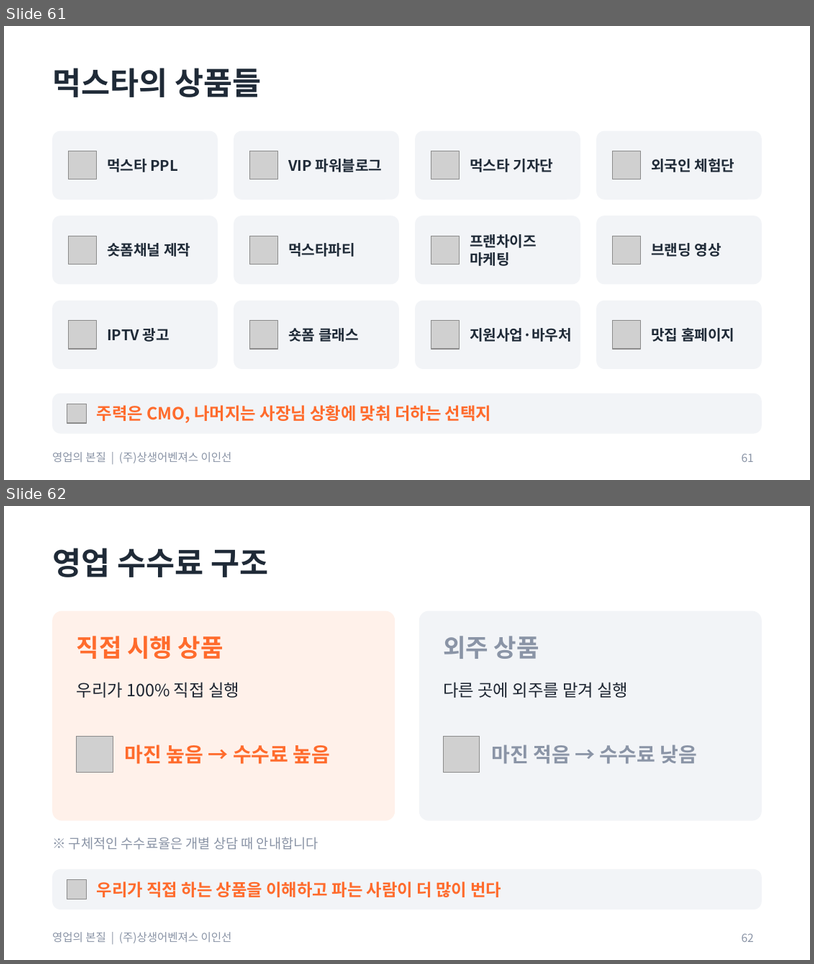
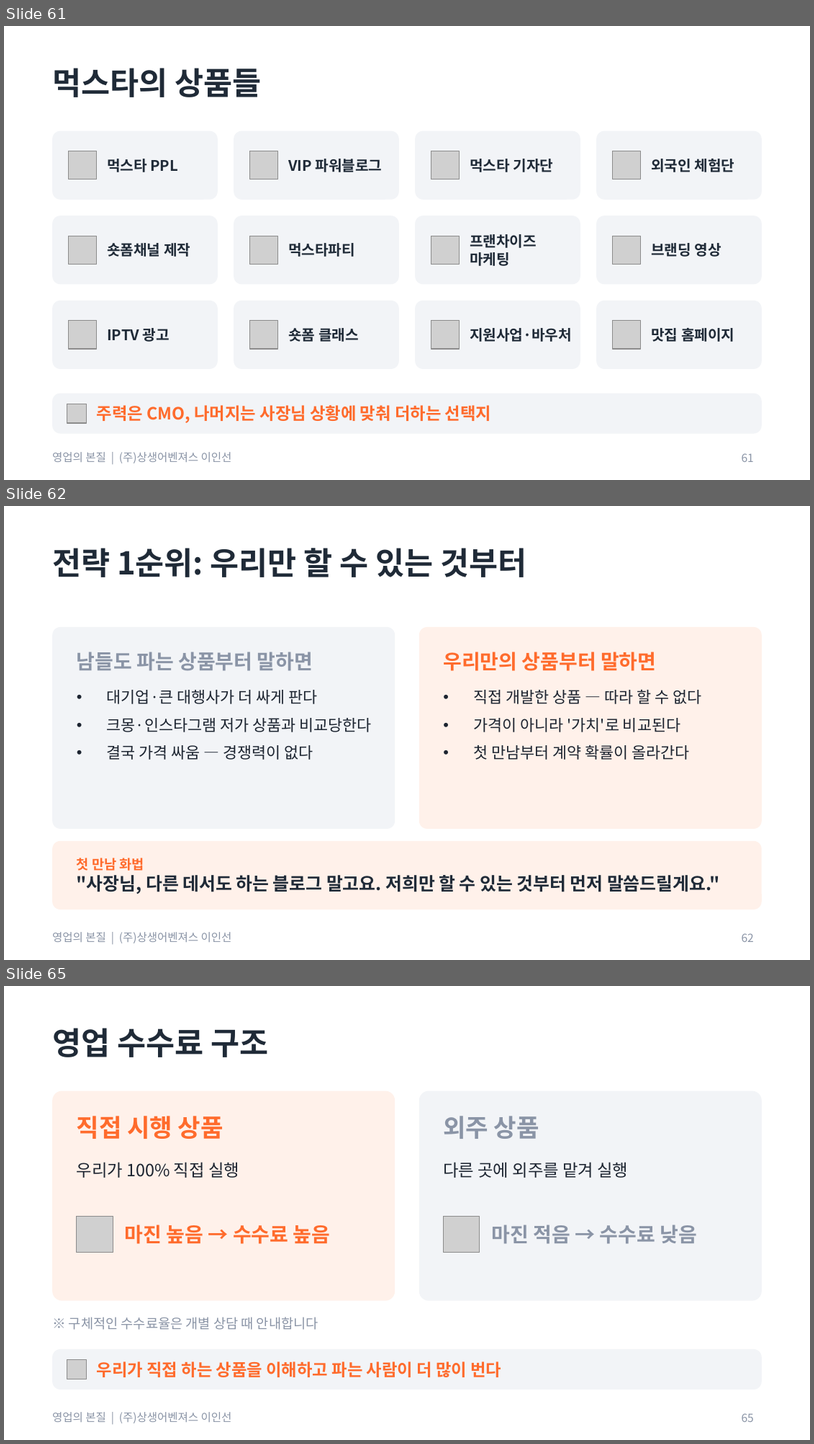
Before and after one commit to aspirinx79-crypto/cmo, a slide deck: docs/sales/영업의_본질_교육자료.pptx. Shown one above the other, each under a label of ours: slides 61 and 62 before the commit, slides 61, 62 and 65 after it; the slides between them are not shown. The pictures are 814x964 and 814x1444 pixels, drawn with LibreOffice and Linux fonts; fonts in the diff are those of the drawing; grey boxes stand for pictures. Boxes give left, top, right and bottom in pixels: in the first picture for what was removed or moved away, otherwise in the second. Text is boxed around its words. In the diff, an @@ line names an element or a change of style, - is before the commit and + after.

```diff
--- a/docs/sales/영업의_본질_교육자료.pptx
+++ b/docs/sales/영업의_본질_교육자료.pptx
@@ slide 62 added at [4, 506, 810, 960], background #FFFFFF; not listed: 1 template element that a slide beside it also shows @@
@@ title added at [52, 548, 527, 577], 28 pt, text #1F2A37, bold @@
+전략 1순위: 우리만 할 수 있는 것부터
@@ rounded rectangle added at [52, 627, 395, 829], fill #F2F4F7 @@
@@ rounded rectangle added at [419, 627, 762, 829], fill #FFF1EA @@
@@ text added at [77, 651, 313, 671], 18 pt, text #8A94A6, bold @@
+남들도 파는 상품부터 말하면
@@ text added at [443, 651, 656, 671], 18 pt, text #FF6B2C, bold @@
+우리만의 상품부터 말하면
@@ text added at [107, 690, 372, 759], 14 pt, text #1C2430 @@
+• 대기업·큰 대행사가 더 싸게 판다
+• 크몽·인스타그램 저가 상품과 비교당한다
+• 결국 가격 싸움 — 경쟁력이 없다
@@ text added at [473, 689, 702, 759], 14 pt, text #1C2430 @@
+• 직접 개발한 상품 — 따라 할 수 없다
+• 가격이 아니라 '가치'로 비교된다
+• 첫 만남부터 계약 확률이 올라간다
@@ rounded rectangle added at [52, 841, 762, 909], fill #FFF1EA @@
@@ text added at [77, 857, 720, 893], 16 pt, text #1F2A37, bold @@
+첫 만남 화법
+"사장님, 다른 데서도 하는 블로그 말고요. 저희만 할 수 있는 것부터 먼저 말씀드릴게요."
@@ page number added at [742, 933, 754, 942], 10 pt, text #8A94A6 @@
+62
@@ what was slide 62 is now slide 65 @@
@@ page number at [742, 1413, 754, 1422]: text changed @@
-62
+65
```
Also in this commit, not shown: 2 slides changed, 2 other slides added, 2 other files.
